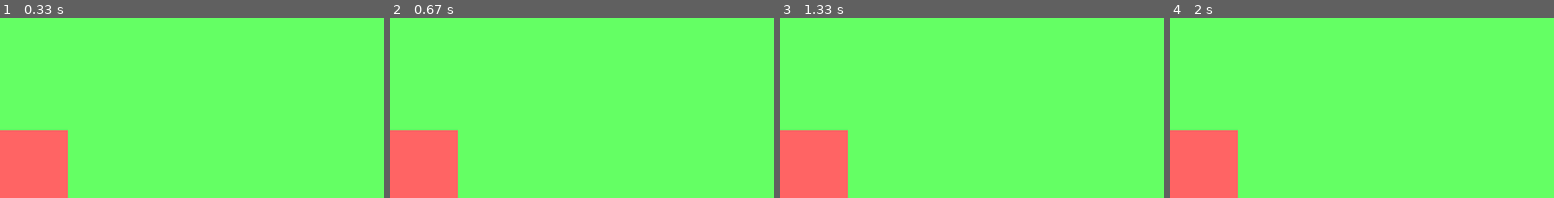
Above: before the commit, frames 1-4 (left to right).
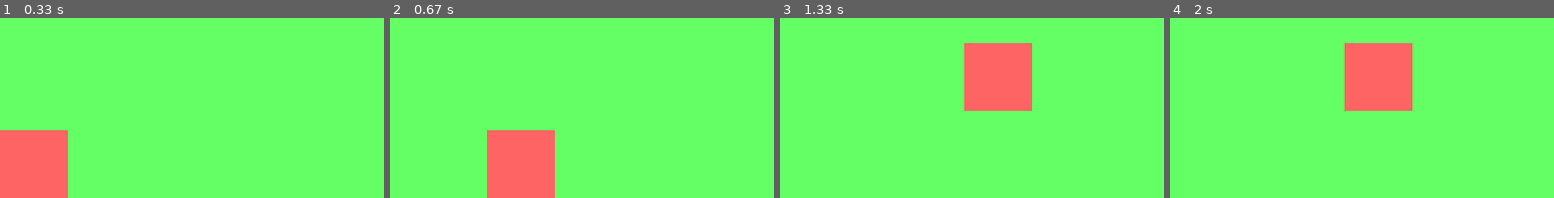
Above: after the commit, the same moments.

Repository: yosupc/pygame_projects
Game: pygame game, started from collect_rewards/collect_rewards.py
Same seed, same stepped clock (60 frames per second), same inputs: the game is played once before the commit and once after it.
Inputs:
- Up to frame 1 (0.33 s): no input
- Up to frame 2 (0.67 s): hold Right from 0.33 s (still down)
- Up to frame 3 (1.33 s): release Right at 0.8 s; hold Up 0.83-1.13 s; hold Right from 1.17 s (still down)
- Up to frame 4 (2 s): release Right at 1.63 s; hold Left from 1.67 s (still down)

Frame 1 is identical in both runs. In frame 2, 13% of the frame differs, in the area x 0-43%, y 62-100%; in frame 3, 13%; in frame 4, 13%.

Commit message:
fps and move

Diff:
--- a/collect_rewards/collect_rewards.py
+++ b/collect_rewards/collect_rewards.py
@@ -18,16 +18,26 @@
 
 running = True
 while running:
-    pygame.display.update()
+    framesPS = clock.tick(60)
     for event in pygame.event.get():
         if event.type == pygame.QUIT:
             running = False
 
+    # a character move by keyboard arrows
+    pressed = pygame.key.get_pressed()
+    if pressed[pygame.K_LEFT]:
+        x_pos -= 5
+    if pressed[pygame.K_RIGHT]:
+        x_pos += 5
+    if pressed[pygame.K_UP]:
+        y_pos -= 5
+    if pressed[pygame.K_DOWN]:
+        y_pos += 5
 
 
     screen.fill ((100, 255, 100))
     pygame.draw.rect(screen, (255, 100, 100),(x_pos, y_pos, character_width, character_height))
-
+    pygame.display.update()
 
 
 pygame.quit()
